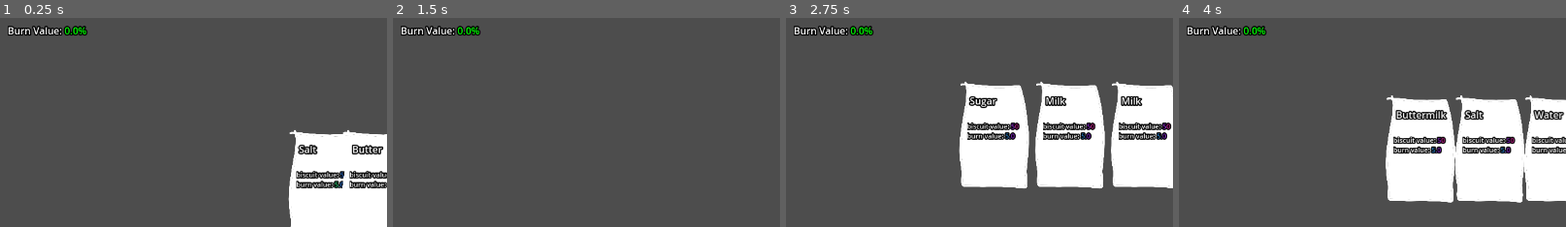
Above: before the commit, frames 1-4 (left to right).
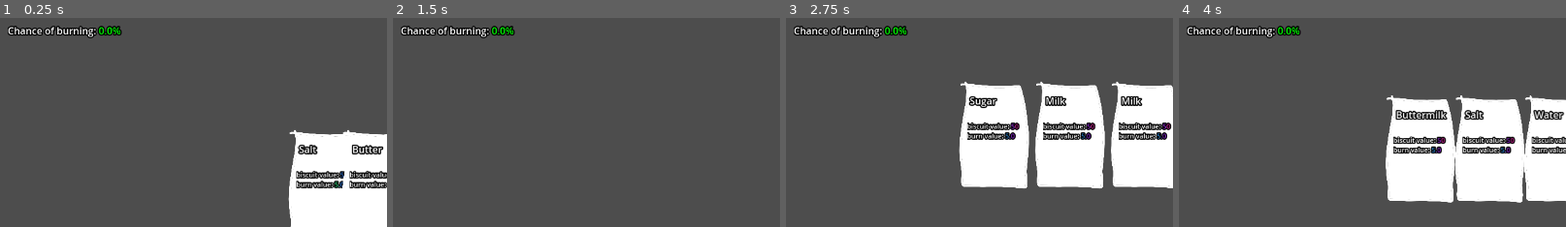
Above: after the commit, the same moments.

Repository: Linkerpink/Risk-It-For-The-Biscuit
Game: Godot game, scene res://scenes/PointAccumalation.tscn
The game is run twice, just before and just after one commit, with the same random seed, the same clock (stepped at 60 frames per second) and the same inputs.
Inputs:
- Up to frame 1 (0.25 s): no input
- Up to frame 2 (1.5 s): click "Check Oven" at 0.5 s; click "New Run" at 1.25 s
- Up to frame 3 (2.75 s): click "Add Ingredients" at 2 s
- Up to frame 4 (4 s): click "Check Oven" at 2.75 s; click "New Run" at 3.5 s
The pictures show only the part of the screen within x 2-52%, y 20-70%; the shares and areas given below are measured in that part.

The runs differ from the first frame. In frame 1, 1.0% of the frame differs, in the area x 2-32%, y 3-10%; in frame 2, 1.0%; in frame 3, 1.0%; in frame 4, 1.0%.

Commit message:
less cruel burn punishment and round & message added

Diff:
--- a/scenes/ingredient_ui.tscn
+++ b/scenes/ingredient_ui.tscn
@@ -98,6 +98,7 @@
 text = "Make Hand"
 
 [node name="Oven Sequence UI" type="Control" parent="MarginContainer"]
+visible = false
 layout_mode = 2
 mouse_filter = 2
 
@@ -117,6 +118,17 @@
 text = "Batch:"
 fit_content = true
 scroll_active = false
+horizontal_alignment = 1
+vertical_alignment = 1
+
+[node name="Round End Message" type="RichTextLabel" parent="MarginContainer/Oven Sequence UI/VBoxContainer"]
+custom_minimum_size = Vector2(0, 48)
+layout_mode = 2
+mouse_filter = 2
+theme_override_constants/outline_size = 16
+theme_override_font_sizes/normal_font_size = 32
+bbcode_enabled = true
+text = "[wave]Cool message"
 horizontal_alignment = 1
 vertical_alignment = 1
 
--- a/scripts/BatchManager.gd
+++ b/scripts/BatchManager.gd
@@ -11,6 +11,7 @@
 @onready var biscuit_value_text : RichTextLabel = $"../CanvasLayer/Ingredient UI/MarginContainer/Oven Sequence UI/VBoxContainer/Biscuit Value Text"
 @onready var burn_value_text_main : RichTextLabel = $"../CanvasLayer/Ingredient UI/MarginContainer/Main UI/VBoxContainer/Burn Value Text"
 @onready var burn_value_text_oven : RichTextLabel = $"../CanvasLayer/Ingredient UI/MarginContainer/Oven Sequence UI/VBoxContainer/Burn Value Text"
+@onready var round_end_message_text : RichTextLabel = $"../CanvasLayer/Ingredient UI/MarginContainer/Oven Sequence UI/VBoxContainer/Round End Message"
 @onready var reason_for_death_text : RichTextLabel = $"../CanvasLayer/Ingredient UI/MarginContainer/Game Over UI/VBoxContainer/Reason For Death Text"
 
 @onready var quota_manager = %QuotaManager
@@ -65,16 +66,17 @@
 func _calculate_oven():
 	if batch_biscuit_value >= quota_manager.current_quota:
 		print("reached quota")
-
 		var _rnd = randi_range(0,99)
-
 		print(_rnd)
 
+		oven_sequence_ui.show()
+		main_ui.hide()
+
 		if _rnd < batch_burn_value:
-			_death_sequence("Batch got burned...")
+			print("batch got burned")
+			round_end_message_text.text = "[wave]Batch got [shake][color=red]burned.[/color][/shake] 5% less biscuits for the next round."
 		else:
-			oven_sequence_ui.show()
-			main_ui.hide()
+			round_end_message_text.text = "[wave]Batch baked [color=green]successfully."
 	else:
 		print("didn't reach quota")
 		_death_sequence("Didn't reach quota...")
@@ -99,7 +101,7 @@
 	_change_biscuit_value_text()
 
 func _change_biscuit_value_text():
-	biscuit_value_text.text = "Biscuit Value: " + _biscuit_text_effects() + str(batch_biscuit_value)
+	biscuit_value_text.text = "Biscuits baked: " + _biscuit_text_effects() + str(batch_biscuit_value)
 
 func _biscuit_text_effects():
 	var _text = ""
@@ -138,10 +140,10 @@
 	_change_burn_value_text_main()
 
 func _change_burn_value_text_main():
-	burn_value_text_main.text = "Burn Value: " + _burn_text_effects() + str(batch_burn_value) + "%"
+	burn_value_text_main.text = "Chance of burning: " + _burn_text_effects() + str(batch_burn_value) + "%"
 
 func _change_burn_value_text_oven():
-	burn_value_text_oven.text = "Burn Value: " + _burn_text_effects() + str(batch_burn_value) + "%"
+	burn_value_text_oven.text = "Chance of burning: " + _burn_text_effects() + str(batch_burn_value) + "%"
 
 func _burn_text_effects():
 	var _text = ""
